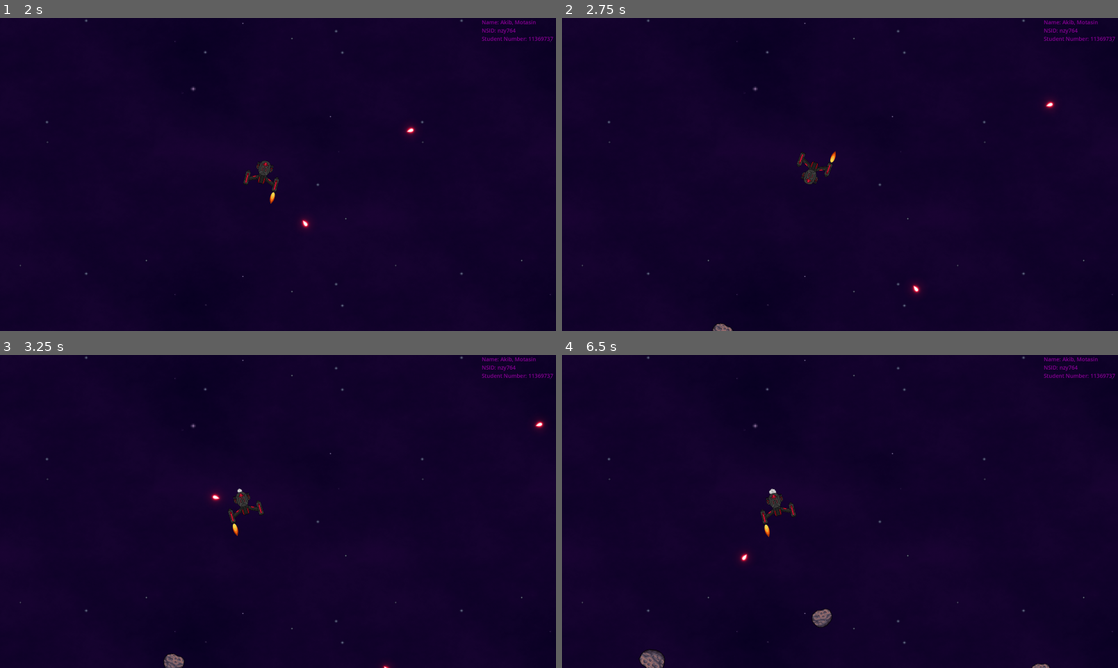
Above: before the commit, frames 1-4 (two rows, left to right).
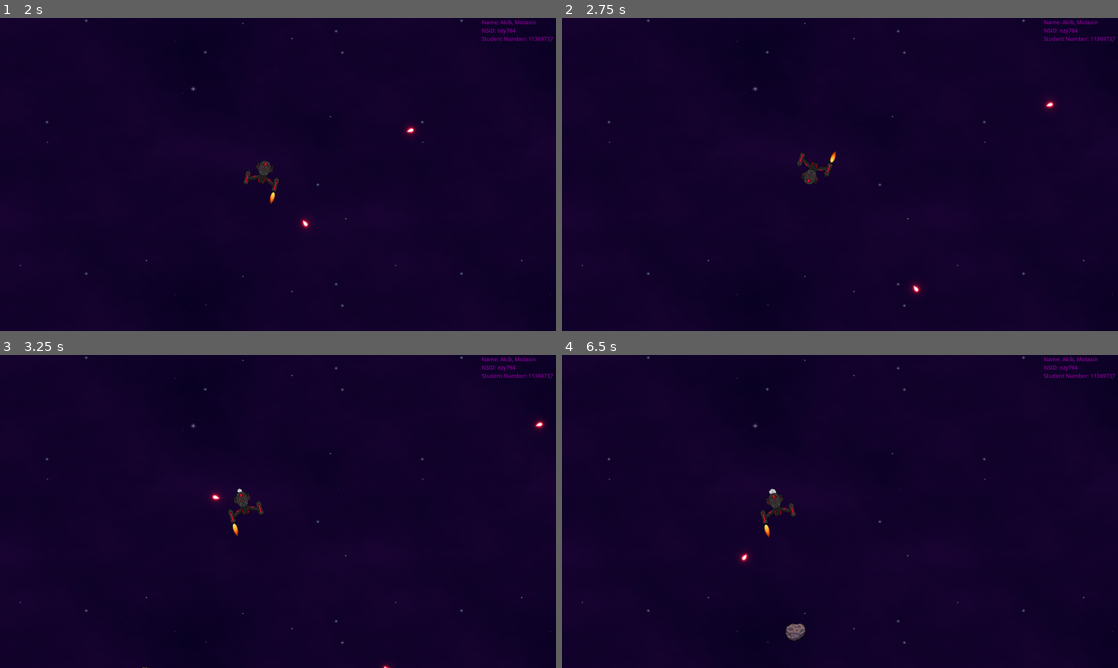
Above: after the commit, the same moments.

Repository: Akib306/Astroids_Arcade_Game
Game: Godot game, scene res://Root.tscn
The game is run twice, just before and just after one commit, with the same random seed, the same clock (stepped at 60 frames per second) and the same inputs.
Inputs:
- Up to frame 1 (2 s): tap Enter at 0.5 s; hold Right (ui_right) 0.53-1.28 s; tap Space (ui_select) at 0.77, 1.52 s; hold Left (ui_left) from 1.28 s (still down)
- Up to frame 2 (2.75 s): release Left (ui_left) at 2.03 s; hold Right (ui_right) from 2.03 s (still down)
- Up to frame 3 (3.25 s): keep holding Right (ui_right); tap Space (ui_select) at 3.02 s
- Up to frame 4 (6.5 s): release Right (ui_right) at 3.53 s; hold Left (ui_left) 3.53-5.78 s; tap Space (ui_select) at 3.77, 4.52, 6.02 s; hold Right (ui_right) from 5.78 s (still down)

Frame 1 is identical in both runs. In frame 2, less than 0.1% of the frame differs, in the area x 27-31%, y 97-100%; in frame 3, 0.1%; in frame 4, 0.6%, in the area x 13-88%, y 81-100%.

Commit message:
Added feature: Asteroids have randomized sizes.

Diff:
--- a/asteroid_spawn_manager.gd
+++ b/asteroid_spawn_manager.gd
@@ -3,7 +3,7 @@
 class_name asteroid_spawn_manager
 
 @export var asteroid_scene = preload("res://asteroid.tscn")
-@export var spawn_interval := 2.0  # Time between spawns in seconds
+@export var spawn_interval := 3.0  # Time between spawns in seconds
 @export var spawn_distance := 50   # Distance outside the camera view to spawn asteroids
 @export var min_speed := 50        # Minimum speed of asteroids
 @export var max_speed := 150       # Maximum speed of asteroids
